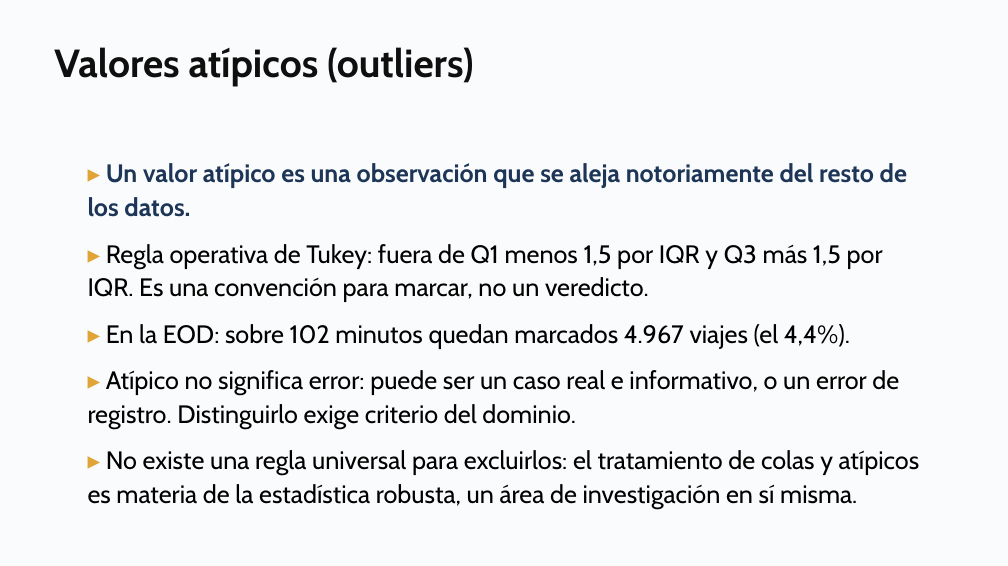
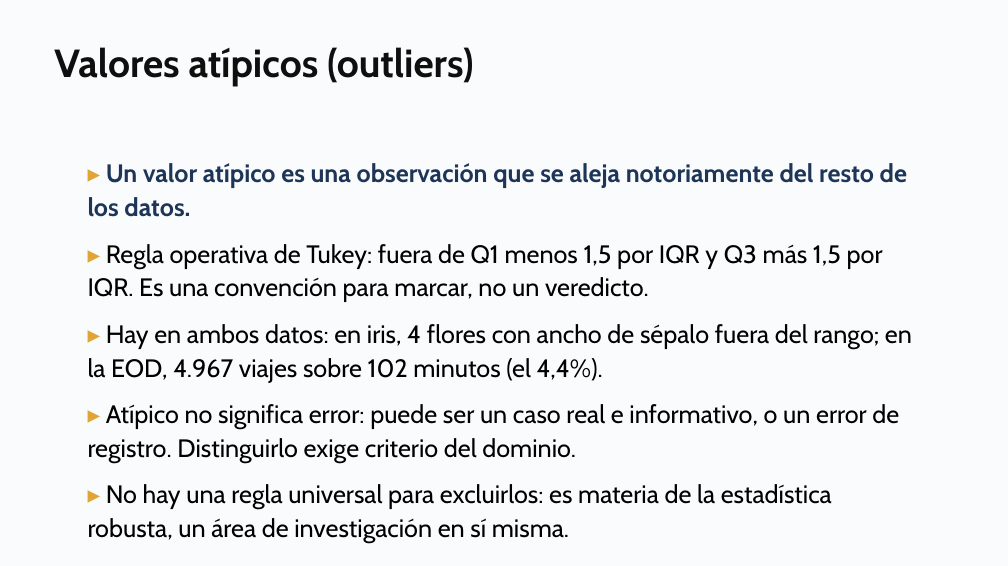
Before and after one commit to daniopitz/diplomado-cdd, a slide deck: slide 30 of presentaciones/clase02_eda_descriptiva.pptx (slide 29 before the commit). Drawn at 1008x566 pixels with LibreOffice and Linux fonts; fonts in the diff are those of the drawing. Boxes give left, top, right and bottom in pixels: in the first picture for what was removed or moved away, otherwise in the second. Text is boxed around its words. In the diff, an @@ line names an element or a change of style, - is before the commit and + after.

```diff
--- a/presentaciones/clase02_eda_descriptiva.pptx
+++ b/presentaciones/clase02_eda_descriptiva.pptx
@@ text at <box>88,324,912,383</box>: text changed @@
-▸ En la EOD: sobre 102 minutos quedan marcados 4.967 viajes (el 4,4%).
+▸ Hay en ambos datos: en iris, 4 flores con ancho de sépalo fuera del rango; en la EOD, 4.967 viajes sobre 102 minutos (el 4,4%).
@@ text at <box>106,484,832,509</box>: text changed @@
-▸ No existe una regla universal para excluirlos: el tratamiento de colas y atípicos es materia de la estadística robusta, un área de investigación en sí misma.
+▸ No hay una regla universal para excluirlos: es materia de la estadística robusta, un área de investigación en sí misma.
```
Also in this commit, not shown: 3 other slides changed, 1 slide added, 1 other file.
